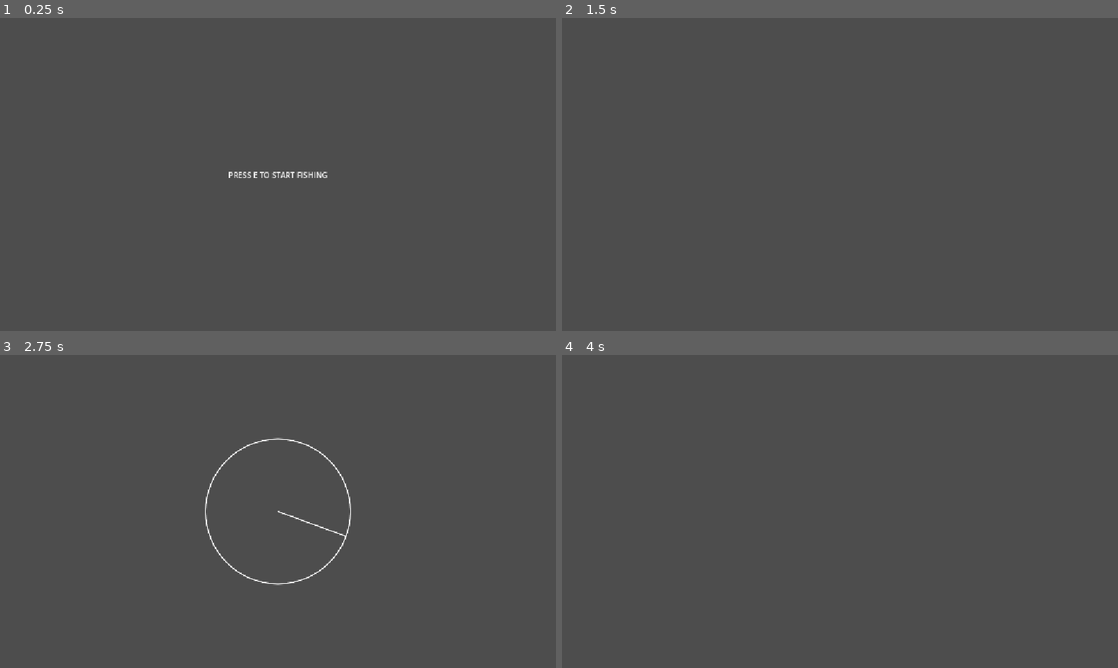
Above: before the commit, frames 1-4 (two rows, left to right).
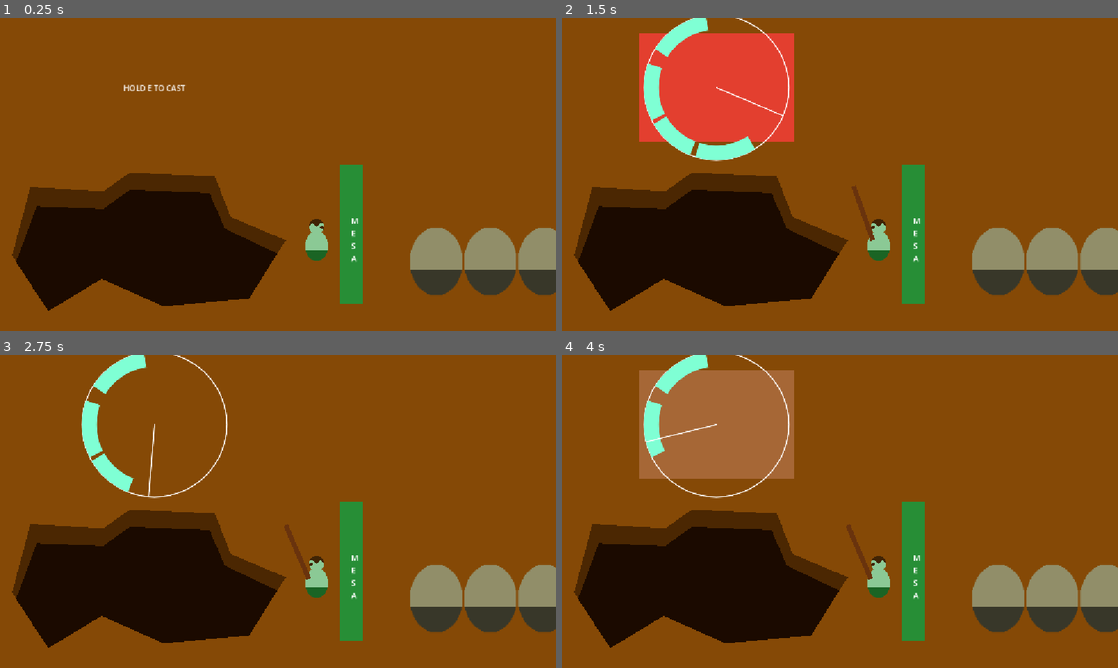
Above: after the commit, the same moments.

Repository: MarianoGnu/pesca-profana
Game: Godot game, scene res://game/fishing_minigame/stage.tscn
The game is run twice, just before and just after one commit, with the same random seed, the same clock (stepped at 60 frames per second) and the same inputs. Before the commit the project starts from res://game/fishing_minigame/fishing_minigame.tscn.
Inputs (mouse positions are in pixels of both pictures, inside the frame that each line leads up to):
- Up to frame 1 (0.25 s): no input
- Up to frame 2 (1.5 s): tap E (action) at 0.5, 0.6, 1.35 s; move the mouse to (962, 158) at 0.52 s; click (962, 158) at 0.67 s; move the mouse to (728, 190) at 1.27 s; click (728, 190) at 1.42 s
- Up to frame 3 (2.75 s): move the mouse to (333, 442) at 2.02 s; tap E (action) at 2.1 s; click (333, 442) at 2.17 s
- Up to frame 4 (4 s): move the mouse to (812, 574) at 2.77 s; tap E (action) at 2.85, 3.5, 3.6 s; click (812, 574) at 2.92 s; move the mouse to (1006, 558) at 3.52 s; click (1006, 558) at 3.67 s

The runs differ from the first frame. In frame 1, 100% of the frame differs, in the area x 0-100%, y 0-100%; in frame 2, 100%; in frame 3, 100%; in frame 4, 100%.
Error before the commit: Attempt to call function 'pick_random' in base 'null instance' on a null instance. (res://game/fishing_minigame/fishing_minigame.gd:123)
Error after the commit: Attempt to call function 'pick_random' in base 'null instance' on a null instance. (res://game/fishing_minigame/fishing_minigame.gd:126)

Commit message:
Stage state machine

Diff:
--- a/game/fishing_minigame/fishing_minigame.gd
+++ b/game/fishing_minigame/fishing_minigame.gd
@@ -2,11 +2,17 @@
 class_name FishingMinigame
 extends Control
 
-enum State {
+signal reeled
+
+enum _State {
 	UNSTARTED,
 	WAITING,
 	HOOKED
 }
+
+const STATE_UNSTARTED = _State.UNSTARTED
+const STATE_WAITING = _State.WAITING
+const STATE_HOOKED = _State.HOOKED
 
 const BASE_SPEED = 1.0 # Radians per second
 
@@ -19,39 +25,39 @@
 @export var draw_inner_radius: float = 120
 @export var draw_mark_color := Color.AQUAMARINE
 
-var _state := State.UNSTARTED
+var _state := STATE_UNSTARTED
 
-# State waiting
+# _State waiting
 var _waiting_timer: float
 
-# State bitten
+# _State bitten
 var _part_library: BodyPartRegistry = load("uid://cb0f4kgpfdlny")
 var _hooked_part: BodyPart
 var _position: float
 var _dir: float = 1.0
 var _marks: Array[Mark]
-var _remaining_marks: int
 var _bg_color := Color.TRANSPARENT
 
 
 func _ready() -> void:
-	set_state(State.UNSTARTED)
+	set_state(STATE_UNSTARTED)
 
 
 func _process(p_delta: float) -> void:
 	match _state:
-		State.UNSTARTED:
-			if _is_action_just_pressed(&"action"):
-				set_state(State.WAITING)
-		State.WAITING:
+		STATE_UNSTARTED:
+			#if _is_action_just_pressed(&"action"):
+				#set_state(STATE_WAITING)
+			pass
+		STATE_WAITING:
 			if _is_action_just_pressed(&"ui_cancel"):
-				set_state(State.UNSTARTED)
+				set_state(STATE_UNSTARTED)
 				return
-			_waiting_timer -= p_delta
-			print(_waiting_timer)
-			if _waiting_timer <= 0:
-				set_state(State.HOOKED)
-		State.HOOKED:
+			#_waiting_timer -= p_delta
+			#print(_waiting_timer)
+			#if _waiting_timer <= 0:
+				#set_state(STATE_HOOKED)
+		STATE_HOOKED:
 			_position += BASE_SPEED * speed_factor * p_delta * _dir
 			_position = fmod(_position, TAU)
 			if _is_action_just_pressed(&"action"):
@@ -63,12 +69,9 @@
 						break
 				if !found:
 					_on_action_failed()
+				reeled.emit()
 				if _marks.size() == 0:
-					_remaining_marks -= 1
 					_init_marks()
-				if _remaining_marks <= 0:
-					print("WIN")
-					set_state(State.UNSTARTED)
 			queue_redraw()
 
 
@@ -78,7 +81,7 @@
 
 
 func _draw() -> void:
-	if _state != State.HOOKED:
+	if _state != STATE_HOOKED:
 		return
 
 	if _bg_color.a > 0:
@@ -99,7 +102,7 @@
 		draw_arc(center, mark_radius, mark.start, mark.end, 20, draw_mark_color, mark_width, true)
 
 
-func set_state(p_state: State) -> void:
+func set_state(p_state: _State) -> void:
 	_on_state_exit(_state)
 	_state = p_state
 	_on_state_enter(_state)
@@ -107,21 +110,20 @@
 
 func _on_state_exit(old_state) -> void:
 	match old_state:
-		State.UNSTARTED:
+		STATE_UNSTARTED:
 			%StartLabel.hide()
 
 
 func _on_state_enter(new_state) -> void:
 	match new_state:
-		State.UNSTARTED:
+		STATE_UNSTARTED:
 			%StartLabel.show()
 			queue_redraw()
-		State.WAITING:
+		STATE_WAITING:
 			_waiting_timer = randf_range(1.0, 2.0)
 			queue_redraw()
-		State.HOOKED:
+		STATE_HOOKED:
 			_hooked_part = _part_library.pick_random(max_rarity)
-			_remaining_marks = max_rarity + 1
 			_init_marks()
 
 
@@ -139,8 +141,6 @@
 
 func _init_marks():
 	_marks.clear()
-	if _remaining_marks <= 0:
-		return
 	var count: int = roundi(randf() * 4)
 	for i in count:
 		var candidate_size: float = (2 * PI) / randf_range(6, 10)
--- a/game/fishing_minigame/fishing_minigame.tscn
+++ b/game/fishing_minigame/fishing_minigame.tscn
@@ -26,7 +26,6 @@
 
 [node name="StartLabel" type="Label" parent="Center" unique_id=1217220375]
 unique_name_in_owner = true
-visible = false
 layout_mode = 2
-text = "PRESS {action} TO START FISHING"
+text = "HOLD {action} TO CAST"
 script = ExtResource("2_3kdh2")
--- a/game/fishing_minigame/igor.gd
+++ b/game/fishing_minigame/igor.gd
@@ -1,16 +1,25 @@
 @tool
+class_name Igor
 extends Node2D
 
 @export var casting: bool:
 	set(v):
 		casting = v
 		if !!_playback: _playback.travel("cast" if v else "idle")
-@export var pull: bool:
-	set(v):
-		if !!_playback && v: _playback.travel("pull")
+
+@export var test_pull: bool:
+	set(v): if !!_playback && v: _playback.travel("pull")
+@export var done: bool:
+	set(v): if !!_playback && v: end_fishing()
 
 @onready var _playback: AnimationNodeStateMachinePlayback = $AnimationTree.get("parameters/playback")
 
 func _validate_property(property: Dictionary) -> void:
 	if property.name in [&"casting", &"pull"]:
 		property.usage = PROPERTY_USAGE_EDITOR
+
+func pull() -> void:
+	if !!_playback: _playback.travel("pull")
+
+func end_fishing() -> void:
+	if !!_playback: _playback.travel("wait")
--- /dev/null
+++ b/game/fishing_minigame/stage.gd
@@ -0,0 +1,61 @@
+extends Node2D
+
+enum {
+	STATE_WAITING,
+	STATE_CASTING,
+	STATE_CAST_ANIM,
+	STATE_FISHING,
+}
+
+@export var cast_curve: Curve
+
+@onready var _fishing_minigame: FishingMinigame = %FishingMinigame
+@onready var _cast_progress: TextureProgressBar = %CastProgress
+@onready var _igor: Igor = %Igor
+
+var _cast_time: float = 0:
+	set = _set_cast_time
+
+var _state := -1:
+	set = _on_enter_state
+
+func _ready() -> void:
+	_state = STATE_WAITING
+	_fishing_minigame.reeled.connect(_igor.pull)
+
+func _process(p_delta: float) -> void:
+	match _state:
+		STATE_WAITING:
+			if Input.is_action_just_pressed(&"action"):
+				_state = STATE_CASTING
+		STATE_CASTING:
+			_cast_time += p_delta
+			if Input.is_action_just_released(&"action"):
+				_state = STATE_CAST_ANIM
+
+#region SetGet
+func _set_cast_time(p_time: float) -> void:
+	_cast_time = fmod(p_time, 1.0)
+	if !!_cast_progress and !!cast_curve:
+		_cast_progress.value = cast_curve.sample_baked(_cast_time)
+
+
+func _on_enter_state(p_state: int) -> void:
+	_state = p_state
+	match p_state:
+		STATE_WAITING:
+			_cast_progress.hide()
+			_fishing_minigame.set_state(FishingMinigame.STATE_UNSTARTED)
+		STATE_CASTING:
+			_igor.casting = true
+			_cast_progress.show()
+			_cast_time = 0
+			_fishing_minigame.set_state(FishingMinigame.STATE_WAITING)
+		STATE_CAST_ANIM:
+			_igor.casting = false
+			await get_tree().create_timer(0.5).timeout
+			_on_enter_state(STATE_FISHING)
+		STATE_FISHING:
+			_cast_progress.hide()
+			_fishing_minigame.set_state(FishingMinigame.STATE_HOOKED)
+#endregion SetGet
--- a/game/fishing_minigame/stage.tscn
+++ b/game/fishing_minigame/stage.tscn
@@ -1,8 +1,27 @@
 [gd_scene format=3 uid="uid://m3vvg83p2sma"]
 
 [ext_resource type="Script" uid="uid://h58albkajyqf" path="res://game/fishing_minigame/igor.gd" id="1_eijj6"]
+[ext_resource type="Script" uid="uid://cdj2j4s0ruk6o" path="res://game/fishing_minigame/stage.gd" id="1_f74kx"]
+[ext_resource type="PackedScene" uid="uid://bbeqvpwpsfln7" path="res://game/fishing_minigame/fishing_minigame.tscn" id="3_tgqly"]
+
+[sub_resource type="Curve" id="Curve_f74kx"]
+_data = [Vector2(0, 0), 0.0, 0.0, 0, 0, Vector2(0.5052265, 1), 0.0, 0.0, 0, 0, Vector2(1, 0), 0.0, 0.0, 0, 0]
+point_count = 3
+
+[sub_resource type="Gradient" id="Gradient_f74kx"]
+offsets = PackedFloat32Array(0)
+colors = PackedColorArray(0, 0, 0, 1)
+
+[sub_resource type="GradientTexture2D" id="GradientTexture2D_tgqly"]
+gradient = SubResource("Gradient_f74kx")
+width = 20
+height = 200
+fill_from = Vector2(0.5, 1)
+fill_to = Vector2(0.5, 0)
+metadata/_snap_enabled = true
 
 [sub_resource type="Gradient" id="Gradient_eijj6"]
+colors = PackedColorArray(0.18359044, 0.18359044, 0.18359044, 1, 0.5370113, 0.5370113, 0.5370113, 1)
 
 [sub_resource type="GradientTexture2D" id="GradientTexture2D_riqys"]
 gradient = SubResource("Gradient_eijj6")
@@ -265,22 +284,26 @@
 switch_mode = 2
 advance_mode = 2
 
-[sub_resource type="AnimationNodeStateMachineTransition" id="AnimationNodeStateMachineTransition_o172d"]
+[sub_resource type="AnimationNodeStateMachineTransition" id="AnimationNodeStateMachineTransition_f74kx"]
 
 [sub_resource type="AnimationNodeStateMachine" id="AnimationNodeStateMachine_bhunq"]
+reset_ends = true
+states/End/position = Vector2(963, 114)
 states/Start/position = Vector2(374, 114)
 states/cast/node = SubResource("AnimationNodeAnimation_88o1f")
-states/cast/position = Vector2(566, 191)
+states/cast/position = Vector2(500, 195)
 states/idle/node = SubResource("AnimationNodeAnimation_3egcj")
-states/idle/position = Vector2(681, 191)
+states/idle/position = Vector2(615, 195)
 states/pull/node = SubResource("AnimationNodeAnimation_feoqn")
-states/pull/position = Vector2(681, 269)
+states/pull/position = Vector2(615, 273)
 states/wait/node = SubResource("AnimationNodeAnimation_mddte")
-states/wait/position = Vector2(566, 114)
-transitions = ["Start", "wait", SubResource("AnimationNodeSt …(351 unchanged characters)… ce("AnimationNodeStateMachineTransition_o172d")]
-graph_offset = Vector2(-37, 79)
+states/wait/position = Vector2(500, 114)
+transitions = ["Start", "wait", SubResource("AnimationNodeSt …(351 unchanged characters)… ce("AnimationNodeStateMachineTransition_f74kx")]
+graph_offset = Vector2(210, 113)
 
 [node name="Stage" type="Node2D" unique_id=987376960]
+script = ExtResource("1_f74kx")
+cast_curve = SubResource("Curve_f74kx")
 
 [node name="Tierra" type="Polygon2D" parent="." unique_id=436280313]
 color = Color(0.5222752, 0.28873143, 0.025688825, 1)
@@ -310,15 +333,19 @@
 A
 "
 
-[node name="TextureProgressBar" type="TextureProgressBar" parent="." unique_id=1773966967]
+[node name="CastProgress" type="TextureProgressBar" parent="." unique_id=1773966967]
+unique_name_in_owner = true
 offset_left = 592.0
 offset_top = 312.0
 offset_right = 612.0
 offset_bottom = 512.0
+max_value = 1.0
+step = 0.0
 fill_mode = 3
-texture_under = SubResource("GradientTexture2D_riqys")
-
-[node name="ColorRect" type="Panel" parent="TextureProgressBar" unique_id=1237613967]
+texture_under = SubResource("GradientTexture2D_tgqly")
+texture_progress = SubResource("GradientTexture2D_riqys")
+
+[node name="ColorRect" type="Panel" parent="CastProgress" unique_id=1237613967]
 self_modulate = Color(0.82, 0.3116, 0.7691598, 1)
 layout_mode = 1
 anchors_preset = -1
@@ -331,7 +358,7 @@
 metadata/_edit_group_ = true
 metadata/_edit_use_anchors_ = true
 
-[node name="Label" type="Label" parent="TextureProgressBar/ColorRect" unique_id=1220955199]
+[node name="Label" type="Label" parent="CastProgress/ColorRect" unique_id=1220955199]
 layout_mode = 1
 anchors_preset = 15
 anchor_right = 1.0
@@ -342,7 +369,7 @@
 horizontal_alignment = 1
 vertical_alignment = 1
 
-[node name="ColorRect3" type="Panel" parent="TextureProgressBar" unique_id=1924082938]
+[node name="ColorRect3" type="Panel" parent="CastProgress" unique_id=1924082938]
 self_modulate = Color(0.32118574, 0.37454826, 0.7409843, 1)
 layout_mode = 1
 anchors_preset = -1
@@ -357,7 +384,7 @@
 metadata/_edit_group_ = true
 metadata/_edit_use_anchors_ = true
 
-[node name="Label" type="Label" parent="TextureProgressBar/ColorRect3" unique_id=1952499476]
+[node name="Label" type="Label" parent="CastProgress/ColorRect3" unique_id=1952499476]
 layout_mode = 1
 anchors_preset = 15
 anchor_right = 1.0
@@ -368,7 +395,7 @@
 horizontal_alignment = 1
 vertical_alignment = 1
 
-[node name="ColorRect4" type="Panel" parent="TextureProgressBar" unique_id=1529521569]
+[node name="ColorRect4" type="Panel" parent="CastProgress" unique_id=1529521569]
 self_modulate = Color(1, 0.01999998, 0.13433343, 1)
 layout_mode = 1
 anchors_preset = -1
@@ -382,7 +409,7 @@
 metadata/_edit_group_ = true
 metadata/_edit_use_anchors_ = true
 
-[node name="Label" type="Label" parent="TextureProgressBar/ColorRect4" unique_id=1928360212]
+[node name="Label" type="Label" parent="CastProgress/ColorRect4" unique_id=1928360212]
 layout_mode = 1
 anchors_preset = 15
 anchor_right = 1.0
@@ -393,7 +420,7 @@
 horizontal_alignment = 1
 vertical_alignment = 1
 
-[node name="ColorRect2" type="Panel" parent="TextureProgressBar" unique_id=1413587834]
+[node name="ColorRect2" type="Panel" parent="CastProgress" unique_id=1413587834]
 self_modulate = Color(0.16345757, 0.5694829, 0.6869392, 1)
 layout_mode = 1
 anchors_preset = -1
@@ -406,7 +433,7 @@
 metadata/_edit_group_ = true
 metadata/_edit_use_anchors_ = true
 
-[node name="Label" type="Label" parent="TextureProgressBar/ColorRect2" unique_id=1889220259]
+[node name="Label" type="Label" parent="CastProgress/ColorRect2" unique_id=1889220259]
 layout_mode = 1
 anchors_preset = 15
 anchor_right = 1.0
@@ -418,8 +445,10 @@
 vertical_alignment = 1
 
 [node name="Igor" type="Node2D" parent="." unique_id=101670147]
+unique_name_in_owner = true
 position = Vector2(656, 504)
 script = ExtResource("1_eijj6")
+test_pull = null
 
 [node name="Cuerpo" type="Sprite2D" parent="Igor" unique_id=1589526275]
 self_modulate = Color(0.54510003, 0.79, 0.58591664, 1)
@@ -495,3 +524,10 @@
 [node name="Pantalones" type="Polygon2D" parent="Cliente3" unique_id=1520618214]
 color = Color(0.39, 0.39, 0.39, 1)
 polygon = PackedVector2Array(-42.666687, 8, 42.666687, 8, 42.666687, 40, -42.666687, 40)
+
+[node name="FishingMinigame" parent="." unique_id=1643019011 instance=ExtResource("3_tgqly")]
+unique_name_in_owner = true
+offset_left = 160.0
+offset_top = 32.0
+offset_right = 480.0
+offset_bottom = 256.0
--- a/project.godot
+++ b/project.godot
@@ -11,7 +11,7 @@
 [application]
 
 config/name="Pesca Profana"
-run/main_scene="uid://bbeqvpwpsfln7"
+run/main_scene="uid://m3vvg83p2sma"
 config/features=PackedStringArray("4.7", "GL Compatibility")
 config/icon="res://icon.svg"
 config/joystick_iconset=0
Not shown, added: game/fishing_minigame/stage.gd.uid
